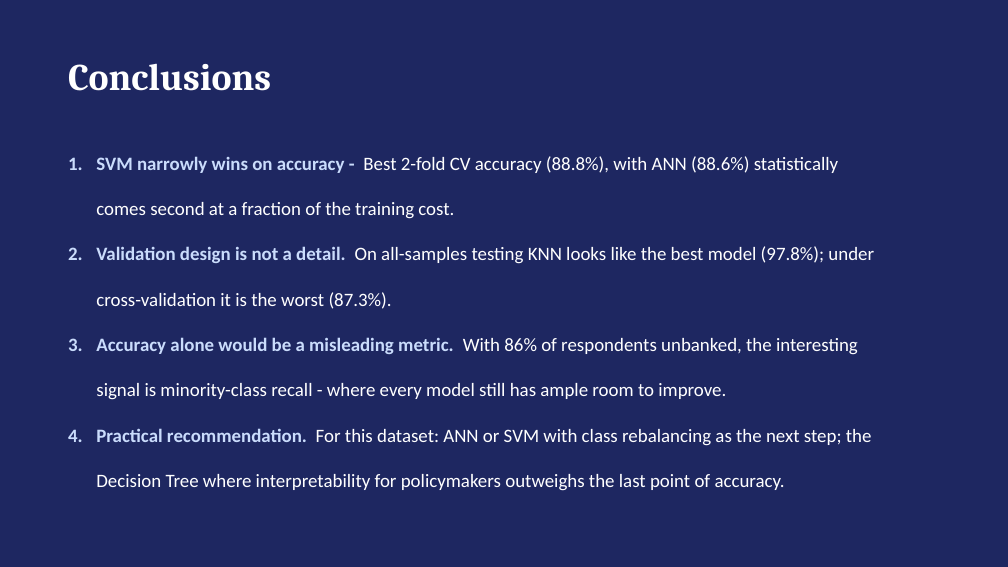
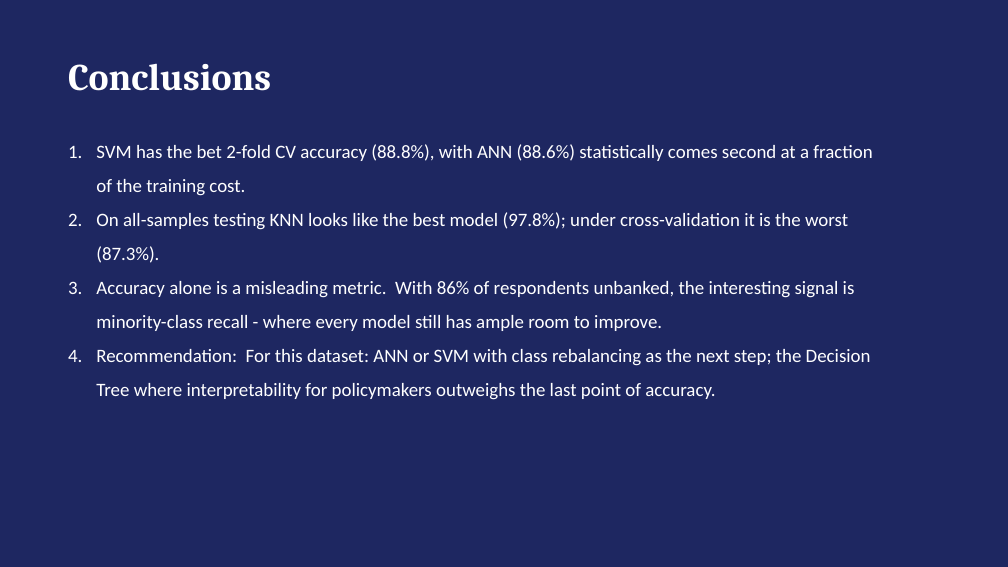
Before and after one commit to davidgathage/ML-application-KNN-SVM-Decision-Trees, a slide deck: slide 9 of Report/Mini project report.pptx. Drawn at 1008x567 pixels with LibreOffice and Linux fonts; fonts in the diff are those of the drawing. Boxes give left, top, right and bottom in pixels: in the first picture for what was removed or moved away, otherwise in the second. Text is boxed around its words. In the diff, an @@ line names an element or a change of style, - is before the commit and + after.

```diff
--- a/Report/Mini project report.pptx
+++ b/Report/Mini project report.pptx
@@ text at (68, 144, 872, 400): text changed @@
-1. SVM narrowly wins on accuracy - Best 2-fold CV accuracy (88.8%), with ANN (88.6%) statistically comes second at a fraction of the training cost.
-2. Validation design is not a detail. On all-samples testing KNN looks like the best model (97.8%); under cross-validation it is the worst (87.3%).
-3. Accuracy alone would be a misleading metric. With 86% of respondents unbanked, the interesting signal is minority-class recall - where every model still has ample room to improve.
-4. Practical recommendation. For this dataset: ANN or SVM with class rebalancing as the next step; the Decision Tree where interpretability for policymakers outweighs the last point of accuracy.
+1. SVM has the bet 2-fold CV accuracy (88.8%), with ANN (88.6%) statistically comes second at a fraction of the training cost.
+2. On all-samples testing KNN looks like the best model (97.8%); under cross-validation it is the worst (87.3%).
+3. Accuracy alone is a misleading metric. With 86% of respondents unbanked, the interesting signal is minority-class recall - where every model still has ample room to improve.
+4. Recommendation: For this dataset: ANN or SVM with class rebalancing as the next step; the Decision Tree where interpretability for policymakers outweighs the last point of accuracy.
```
Also in this commit, not shown: 2 other slides changed.
